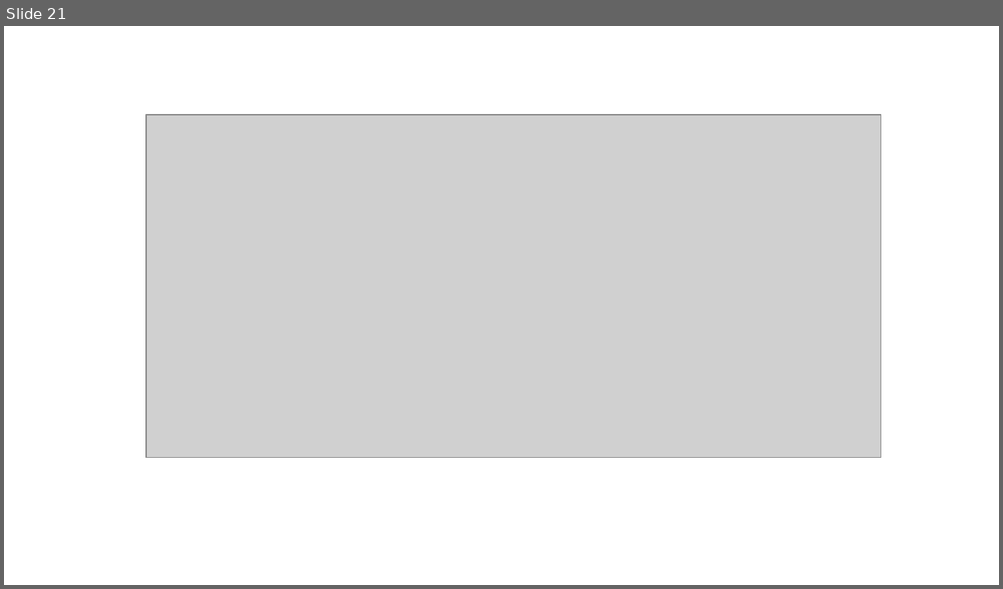
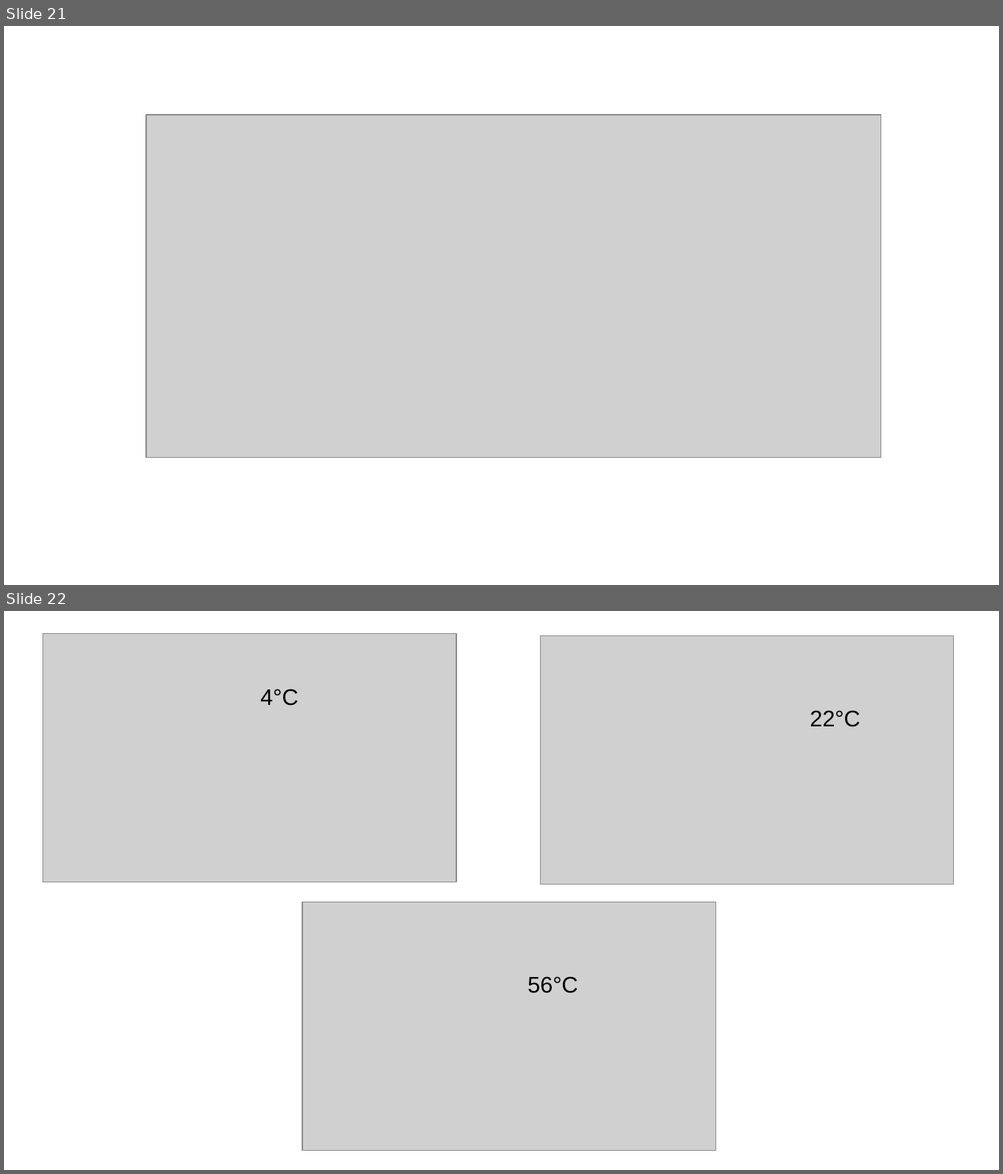
Before and after one commit to gerardommc/Ecologia-Teorica-II, a slide deck: Nicho/Caso-demografico.odp. Shown one above the other, each under a label of ours: slide 21 before the commit, slides 21 and 22 after it. The pictures are 1003x589 and 1003x1174 pixels, drawn with LibreOffice and Linux fonts; fonts in the diff are those of the drawing; grey boxes stand for pictures. Boxes give left, top, right and bottom in pixels: in the first picture for what was removed or moved away, otherwise in the second. Text is boxed around its words. In the diff, an @@ line names an element or a change of style, - is before the commit and + after.

```diff
--- a/Nicho/Caso-demografico.odp
+++ b/Nicho/Caso-demografico.odp
@@ slide 22 added at [4,611,999,1170], background #FFFFFF @@
@@ picture added at [42,633,456,883] @@
@@ picture added at [540,636,953,886] @@
@@ text added at [260,689,298,706], 18 pt, text #000000 @@
+4°C
@@ text added at [810,710,860,727], 18 pt, text #000000 @@
+22°C
@@ picture added at [303,903,716,1152] @@
@@ text added at [527,977,578,994], 18 pt, text #000000 @@
+56°C
```
Also in this commit, not shown: 2 slides changed, 1 other slide added, 1 slide removed.
